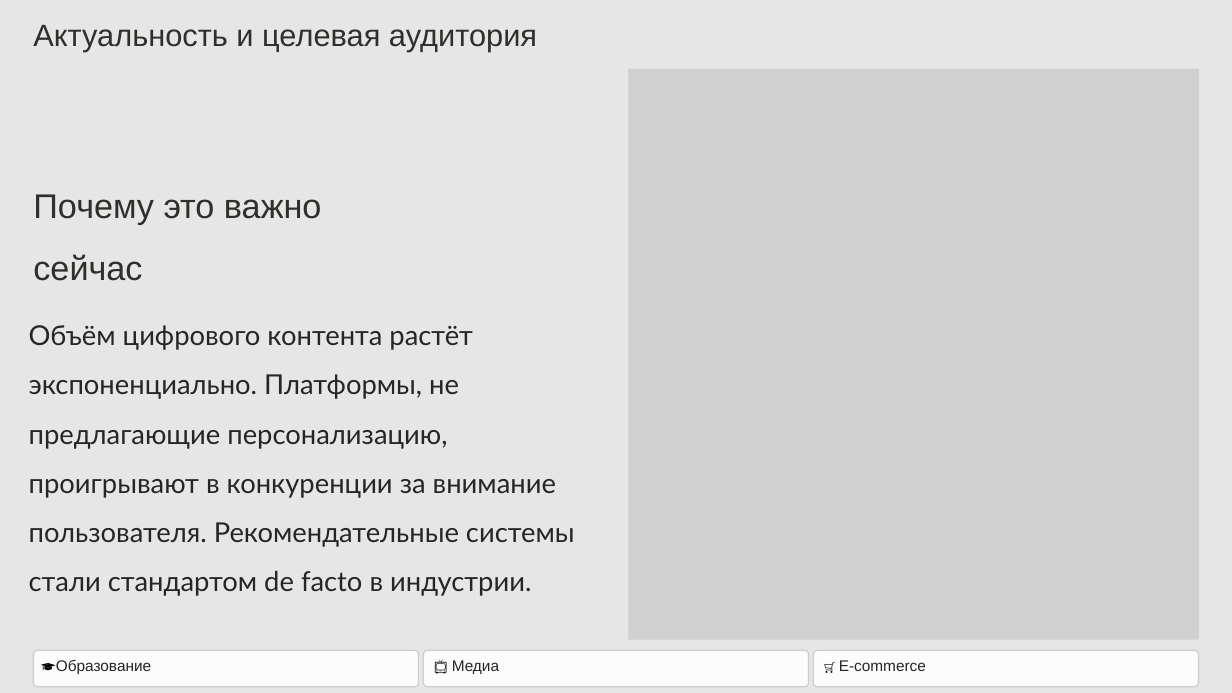
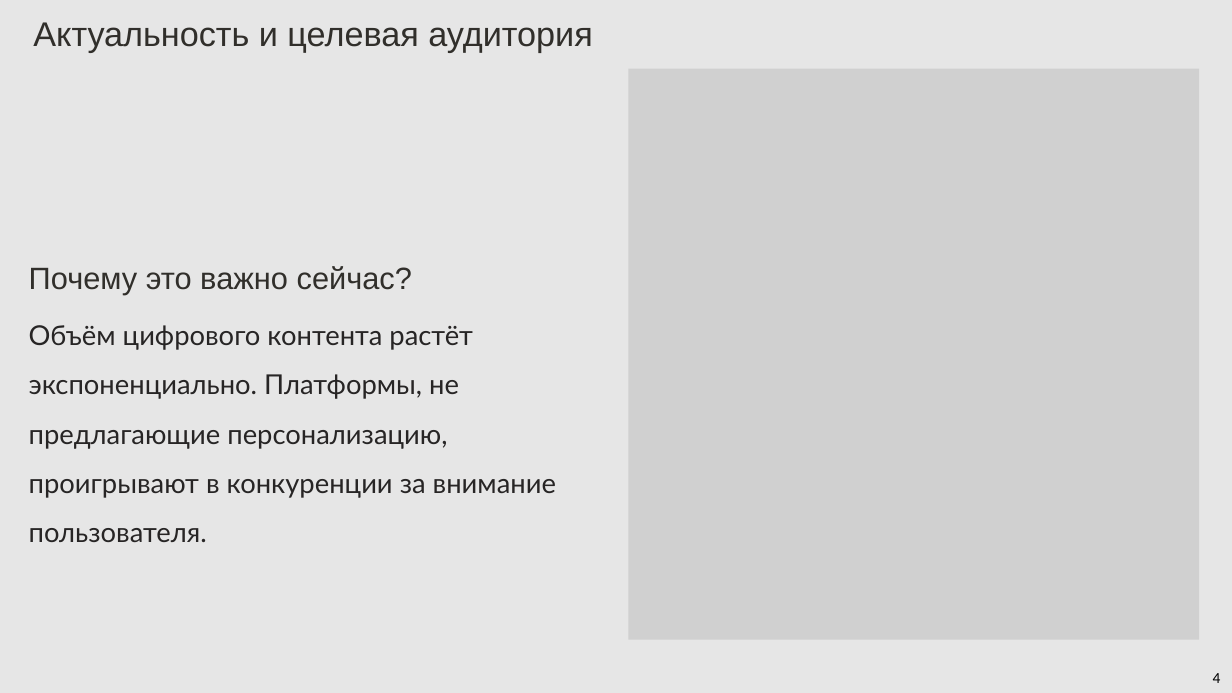
Before and after one commit to KockAnigilator/smart-content-recommender, a slide deck: slide 5 of docs/Презентация.pptx (slide 4 before the commit). Drawn at 1232x693 pixels with LibreOffice and Linux fonts; fonts in the diff are those of the drawing; grey boxes stand for pictures; background and template pictures are left out. Boxes give left, top, right and bottom in pixels: in the first picture for what was removed or moved away, otherwise in the second. Text is boxed around its words. In the diff, an @@ line names an element or a change of style, - is before the commit and + after.

```diff
--- a/docs/Презентация.pptx
+++ b/docs/Презентация.pptx
@@ text "Актуальность и целевая аудитория" at [33, 22, 593, 52]: size 36 to 40 pt @@
@@ text at [29, 266, 412, 295]: text changed; size 40 to 36 pt @@
-Почему это важно сейчас
+Почему это важно сейчас?
@@ text at [29, 325, 556, 542]: text changed @@
-Объём цифрового контента растёт экспоненциально. Платформы, не предлагающие персонализацию, проигрывают в конкуренции за внимание пользователя. Рекомендательные системы стали стандартом de facto в индустрии.
+Объём цифрового контента растёт экспоненциально. Платформы, не предлагающие персонализацию, проигрывают в конкуренции за внимание пользователя.
@@ freeform shape removed at [33, 650, 418, 687] @@
@@ freeform shape removed at [33, 650, 419, 687] @@
@@ freeform shape removed at [423, 650, 808, 687] @@
@@ freeform shape removed at [423, 650, 809, 687] @@
@@ freeform shape removed at [813, 650, 1198, 687] @@
@@ freeform shape removed at [813, 650, 1199, 687] @@
@@ text removed at [41, 660, 152, 674] @@
-🎓Образование
@@ text removed at [452, 660, 499, 674] @@
-📺 Медиа
@@ text removed at [839, 660, 926, 671] @@
-🛒 E-commerce
@@ text added at [1213, 673, 1221, 683], 18 pt, text #000000 @@
+4
```
Also in this commit, not shown: 10 other slides changed, 10 slides added, 1 slide removed, 9 other files.
